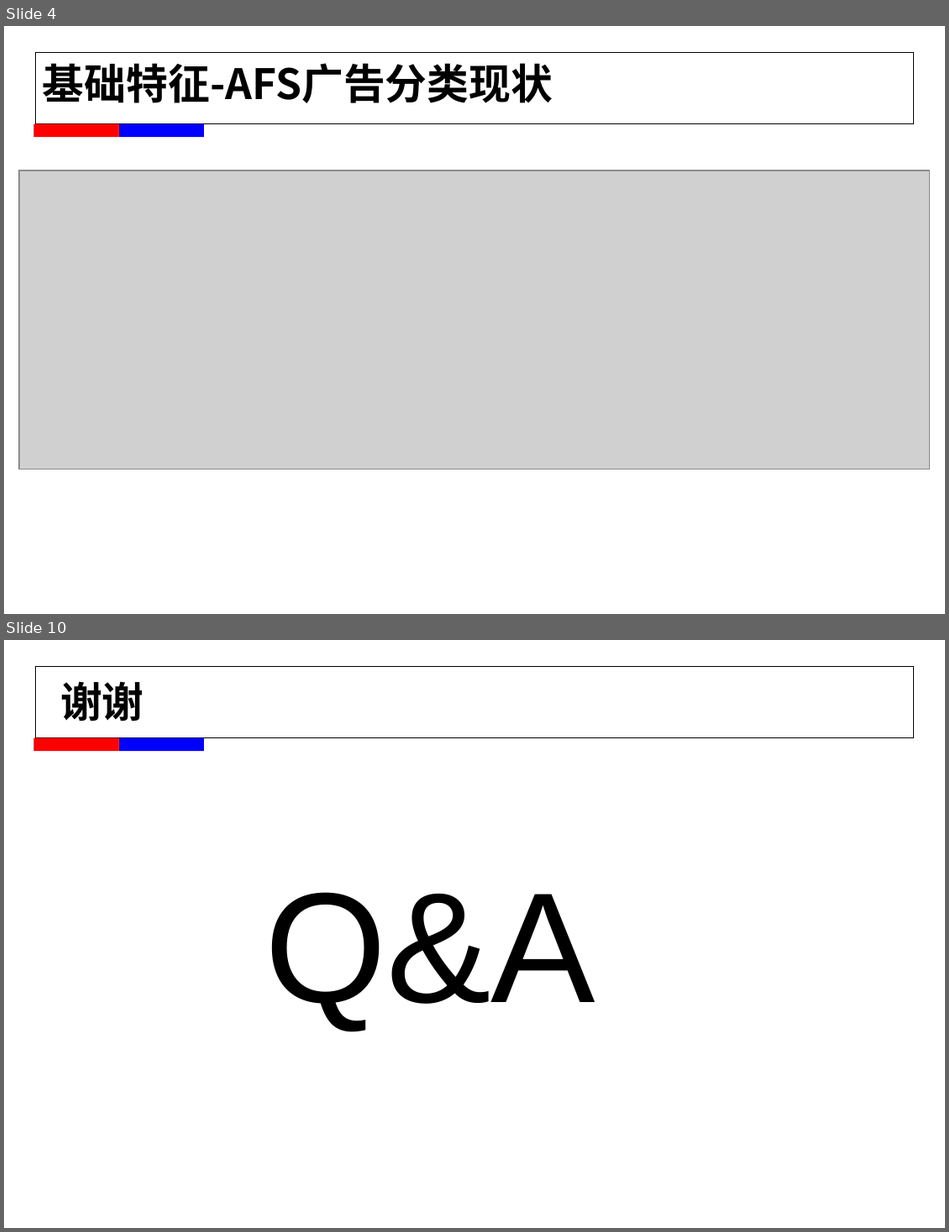
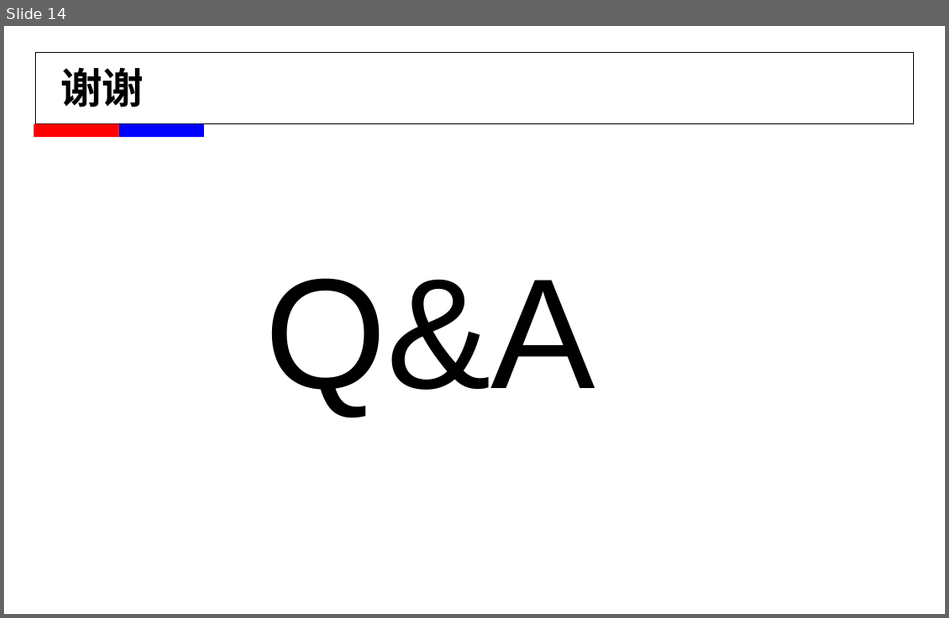
Before and after one commit to alexxyjiang/baidu-tech-report, a slide deck: For T5/蒋学渊_2015年春工作述职.pptx. Shown one above the other, each under a label of ours: slides 4 and 10 before the commit, slide 14 after it; the slides between them are not shown. The pictures are 949x1232 and 949x618 pixels, drawn with LibreOffice and Linux fonts; fonts in the diff are those of the drawing; grey boxes stand for pictures; background and template pictures are left out. Boxes give left, top, right and bottom in pixels: in the first picture for what was removed or moved away, otherwise in the second. Text is boxed around its words. In the diff, an @@ line names an element or a change of style, - is before the commit and + after.

```diff
--- a/For T5/蒋学渊_2015年春工作述职.pptx
+++ b/For T5/蒋学渊_2015年春工作述职.pptx
@@ slide 4 removed at [4, 26, 945, 614], background #FFFFFF; not listed: 4 template elements that a slide beside it also shows @@
@@ text removed at [43, 63, 553, 103] @@
-基础特征-AFS广告分类现状
@@ picture removed at [19, 170, 930, 470] @@
@@ what was slide 10 is now slide 14 @@
```
Also in this commit, not shown: 8 slides changed, 5 slides added, 4 other files.
